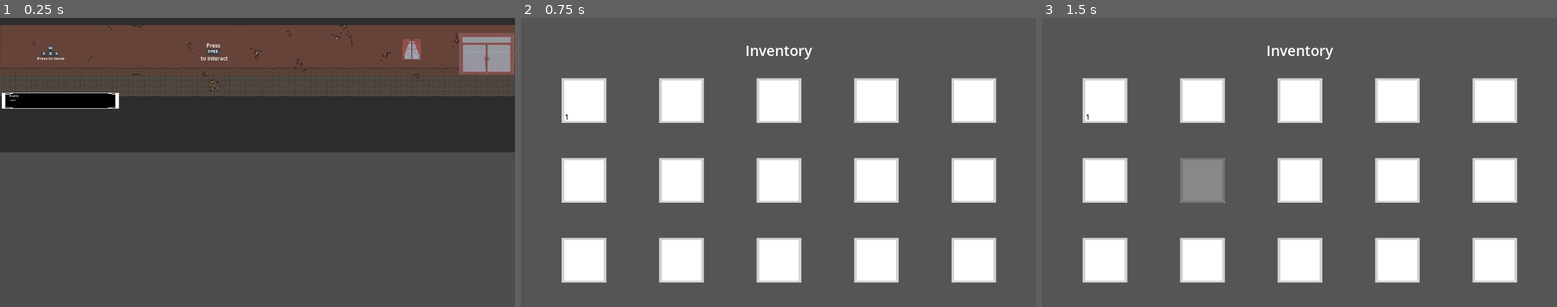
Above: before the commit, frames 1-3 (left to right).
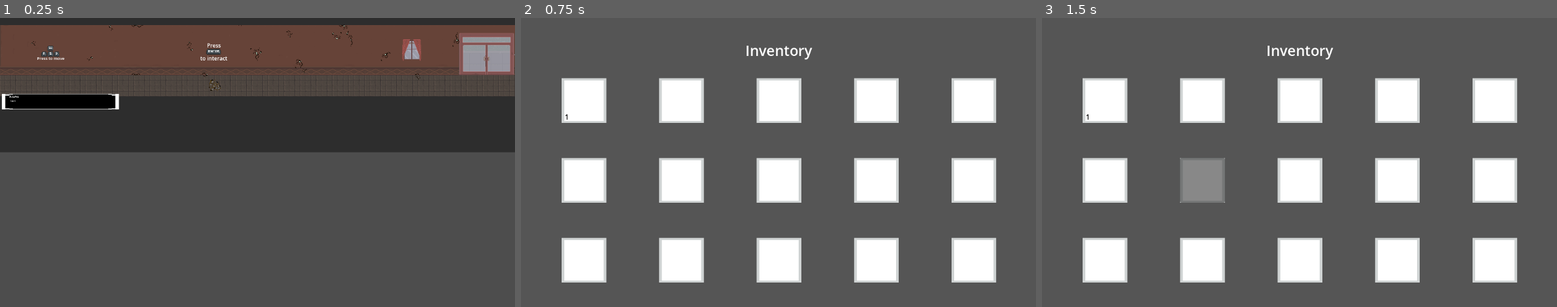
Above: after the commit, the same moments.

Repository: eRues/The-Great-Disappearance-of-Jamie-Finch
Game: Godot game, scene res://Areas/1st_floor_hallway.tscn
The game is run twice, just before and just after one commit, with the same random seed, the same clock (stepped at 60 frames per second) and the same inputs. This scene is started directly instead of the project's main scene.
Inputs (mouse positions are in pixels of both pictures, inside the frame that each line leads up to):
- Up to frame 1 (0.25 s): no input
- Up to frame 2 (0.75 s): tap Enter (enter, bound only after the commit) at 0.5 s; move the mouse to (891, 148) at 0.52 s; hold D (right) from 0.53 s (still down); hold Space (space) from 0.53 s (still down); tap E (open) at 0.6 s
- Up to frame 3 (1.5 s): tap Enter (enter, bound only after the commit) at 1.25 s; move the mouse to (1196, 176) at 1.27 s; release D (right) at 1.28 s; release Space (space) at 1.28 s; hold S (down) from 1.28 s (still down); tap Space (space) at 1.35 s

The runs differ from the first frame. In frame 1, 0.4% of the frame differs, in the area x 0-45%, y 8-32%; in frame 2, nothing differs; in frame 3, nothing differs.
Error before the commit: Error calling GDScript utility function "len()": Value of type 'Nil' can't provide a length. (res://text_box.gd:60)
Error after the commit: Error calling GDScript utility function "len()": Value of type 'Nil' can't provide a length. (res://text_box.gd:86)

Commit message:
attempted tutorial progress

Diff:
--- a/Areas/1_st_floor_hallway.gd
+++ b/Areas/1_st_floor_hallway.gd
@@ -1,19 +1,39 @@
 extends Node2D
 
-@onready var textbox = $text_box
-@onready var int_label = $character_open/interact_label
+@onready var textbox_1 = $walkin_text_box
+@onready var textbox_2 = $debris_text
+@onready var int_label = $debris/interact_label
+
+var can_interact = false
+var in_chat = false
 
 func _ready() -> void:
 	if NavigationManager.spawn_door_tag != null:
 		_on_level_spawn(NavigationManager.spawn_door_tag)
 
-	$text_box.start()
+	textbox_1.start()
+	Global.walkin = false
+
+func _process(_delta) -> void:
+	if(can_interact && Input.is_action_just_pressed("enter") && !in_chat):
+		print(textbox_2.global_position)
+		textbox_2.start()
+		can_interact = false
+	else:
+		pass
+
 
 func _on_level_spawn(destination_tag: String):
 	var door_path = "Doors/Door_" + destination_tag
 	var door = get_node(door_path) as Door
 	NavigationManager.trigger_player_spawn(door.spawn.global_position, door.spawn_direction)
 
+func _on_debris_body_entered(_body: Node2D) -> void:
+	Global.debris_interact = true
+	int_label.visible = true
+	can_interact = true
 
-func _on_debris_body_entered(_body: Node2D) -> void:
-	print("entered")
+func _on_debris_body_exited(_body: Node2D) -> void:
+	int_label.visible = false
+	Global.debris_interact = false
+	can_interact = false
--- a/Areas/1st_floor_hallway.tscn
+++ b/Areas/1st_floor_hallway.tscn
@@ -11,7 +11,6 @@
 [ext_resource type="PackedScene" uid="uid://bkhx06o5x33dw" path="res://text_box.tscn" id="9_cmodj"]
 
 [sub_resource type="CircleShape2D" id="CircleShape2D_0dt61"]
-radius = 8.0
 
 [sub_resource type="Gradient" id="Gradient_6cnaf"]
 offsets = PackedFloat32Array(0.40449437, 0.8820225)
@@ -36,27 +35,39 @@
 layer_2/name = "Layer2"
 layer_2/tile_data = PackedInt32Array(196612, 4, 2, 65551, 65540, 2, 65554, 65541, 1, 458771, 65541, 805306369, 458770,  …(1282 unchanged characters)…
 
+[node name="walkin_text_box" parent="." instance=ExtResource("9_cmodj")]
+offset_left = -9.0
+offset_top = 50.0
+offset_right = -9.0
+offset_bottom = 50.0
+scale = Vector2(0.25, 0.25)
+
+[node name="debris_text" parent="." instance=ExtResource("9_cmodj")]
+offset_left = 338.0
+offset_top = 52.0
+offset_right = 1852.9999
+offset_bottom = 961.9999
+scale = Vector2(0.25, 0.25)
+
 [node name="debris" parent="." groups=["interact_item"] instance=ExtResource("7_0dt61")]
 position = Vector2(321, 34)
 collision_layer = 4
 collision_mask = 4
 
-[node name="character_open" parent="." instance=ExtResource("3_4entq")]
-position = Vector2(30, 147)
-collision_layer = 5
-collision_mask = 5
-
-[node name="interact_label" type="Label" parent="character_open"]
+[node name="interact_label" type="Label" parent="debris"]
 visible = false
-offset_left = -23.0
-offset_top = -26.0
-offset_right = 38.0
-offset_bottom = -3.0
+offset_left = 135.0
+offset_top = 90.0
+offset_right = 184.0
+offset_bottom = 107.0
 theme_override_font_sizes/font_size = 12
 text = "Interact"
 
-[node name="CollisionShape2D2" type="CollisionShape2D" parent="character_open"]
-position = Vector2(-1, 6)
+[node name="character_open" parent="." instance=ExtResource("3_4entq")]
+position = Vector2(30, 147)
+
+[node name="CollisionShape2D" type="CollisionShape2D" parent="character_open"]
+position = Vector2(-1, 4)
 shape = SubResource("CircleShape2D_0dt61")
 
 [node name="TextureRect" type="TextureRect" parent="."]
@@ -110,14 +121,10 @@
 [node name="tutorial_interact" parent="." instance=ExtResource("8_apa2f")]
 position = Vector2(350, -89)
 
-[node name="text_box" parent="." instance=ExtResource("9_cmodj")]
-offset_left = -9.0
-offset_top = 48.0
-offset_right = -9.0
-offset_bottom = 48.0
-scale = Vector2(0.25, 0.25)
-
+[connection signal="dialogue_finished" from="walkin_text_box" to="." method="_on_walkin_text_box_dialogue_finished"]
+[connection signal="dialogue_finished" from="debris_text" to="." method="_on_debris_text_dialogue_finished"]
 [connection signal="body_entered" from="debris" to="." method="_on_debris_body_entered"]
+[connection signal="body_exited" from="debris" to="." method="_on_debris_body_exited"]
 
 [editable path="Doors/Door_N"]
 [editable path="Doors/Door_SE"]
--- a/character_open.gd
+++ b/character_open.gd
@@ -1,7 +1,6 @@
 extends Node2D
 
 
-@onready var interact_ui = $InteractUI
 @onready var inventory_ui = $InventoryUI
 @onready var ash_cam = $ash_open/ash_cam
 @onready var tia_cam = $tia_open/tia_cam
@@ -14,7 +13,6 @@
 	$eve_open.visible = false
 	$nathan_open.visible = false
 	inventory_ui.visible = false
-	interact_ui.visible = false
 
 	if(Global.ash_chosen):
 		$ash_open.visible = true
--- a/character_open.tscn
+++ b/character_open.tscn
@@ -60,24 +60,6 @@
 zoom = Vector2(3.5, 3.5)
 limit_left = 0
 
-[node name="InteractUI" type="Node2D" parent="."]
-visible = false
-
-[node name="ColorRect" type="ColorRect" parent="InteractUI"]
-offset_left = -20.0
-offset_top = -17.0
-offset_right = 19.0
-offset_bottom = -6.0
-color = Color(0.19793725, 0.19793725, 0.19793719, 0.29411766)
-
-[node name="Label" type="Label" parent="InteractUI"]
-offset_left = -20.0
-offset_top = -19.0
-offset_right = 19.0
-offset_bottom = 4.0
-theme_override_font_sizes/font_size = 10
-text = "Interact"
-
 [node name="InventoryUI" type="CanvasLayer" parent="."]
 visible = false
 
--- a/project.godot
+++ b/project.godot
@@ -63,6 +63,11 @@
 "events": [Object(InputEventKey,"resource_local_to_scene":false,"resource_name":"","device":-1,"window_id":0,"alt_press …(192 unchanged characters)…
 ]
 }
+enter={
+"deadzone": 0.2,
+"events": [Object(InputEventKey,"resource_local_to_scene":false,"resource_name":"","device":-1,"window_id":0,"alt_pressed":false,"shift_pressed":false,"ctrl_pressed":false,"meta_pressed":false,"pressed":false,"keycode":0,"physical_keycode":4194309,"key_label":0,"unicode":0,"location":0,"echo":false,"script":null)
+]
+}
 
 [rendering]
 
--- a/text_box.gd
+++ b/text_box.gd
@@ -10,6 +10,7 @@
 	self.visible = false
 
 func start():
+	print("started")
 	self.visible = true
 	Global.in_chat = true
 	dialogue = load_dialogue()
@@ -37,18 +38,43 @@
 		if(Global.ash_chosen):
 			var file = FileAccess.open("res://TextFiles/Tutorial/Walking In/ash_tutorial_walkin.json" , FileAccess.READ)
 			var content = JSON.parse_string(file.get_as_text())
+			Global.walkin = false
 			return content
 		elif(Global.tia_chosen):
 			var file = FileAccess.open("res://TextFiles/Tutorial/Walking In/tia_tutorial_walkin.json" , FileAccess.READ)
 			var content = JSON.parse_string(file.get_as_text())
+			Global.walkin = false
 			return content
 		elif(Global.eve_chosen):
 			var file = FileAccess.open("res://TextFiles/Tutorial/Walking In/eve_tutorial_walkin.json" , FileAccess.READ)
 			var content = JSON.parse_string(file.get_as_text())
+			Global.walkin = false
 			return content
 		elif(Global.nate_chosen):
 			var file = FileAccess.open("res://TextFiles/Tutorial/Walking In/nate_tutorial_walkin.json" , FileAccess.READ)
 			var content = JSON.parse_string(file.get_as_text())
+			Global.walkin = false
+			return content
+	elif(Global.debris_interact):
+		if(Global.ash_chosen):
+			var file = FileAccess.open("res://TextFiles/Tutorial/Object Interaction/ash_tutorial_objint.json", FileAccess.READ)
+			var content = JSON.parse_string(file.get_as_text())
+			Global.debris_interact = false
+			return content
+		elif(Global.tia_chosen):
+			var file = FileAccess.open("res://TextFiles/Tutorial/Object Interaction/tia_tutorial_objint.json", FileAccess.READ)
+			var content = JSON.parse_string(file.get_as_text())
+			Global.debris_interact = false
+			return content
+		elif(Global.eve_chosen):
+			var file = FileAccess.open("res://TextFiles/Tutorial/Object Interaction/eve_tutorial_objint.json", FileAccess.READ)
+			var content = JSON.parse_string(file.get_as_text())
+			Global.debris_interact = false
+			return content
+		elif(Global.nate_chosen):
+			var file = FileAccess.open("res://TextFiles/Tutorial/Object Interaction/nate_tutorial_objint.json" , FileAccess.READ)
+			var content = JSON.parse_string(file.get_as_text())
+			Global.debris_interact = false
 			return content
 
 func _input(event):
--- a/tutorial_interact.tscn
+++ b/tutorial_interact.tscn
@@ -1,26 +1,26 @@
 [gd_scene load_steps=2 format=3 uid="uid://bx1bmkxmk8yei"]
 
-[ext_resource type="Texture2D" uid="uid://bobyk7h06lc2n" path="res://Assets/Keyboard Keys/key_space.png" id="1_ryvg3"]
+[ext_resource type="Texture2D" uid="uid://1bexm3nc5dyo" path="res://Assets/Keyboard Keys/enter_key.png" id="1_ryvg3"]
 
 [node name="tutorial_interact" type="Node2D"]
 
-[node name="KeySpace" type="Sprite2D" parent="."]
-position = Vector2(128, 165.5)
-scale = Vector2(1.0666667, 1.0833334)
-texture = ExtResource("1_ryvg3")
-
 [node name="Label" type="Label" parent="."]
-offset_left = 112.0
+offset_left = 113.0
 offset_top = 142.0
-offset_right = 152.0
+offset_right = 153.0
 offset_bottom = 165.0
 theme_override_font_sizes/font_size = 12
 text = "Press"
 
 [node name="Label2" type="Label" parent="."]
-offset_left = 99.0
+offset_left = 98.0
 offset_top = 171.0
-offset_right = 180.0
+offset_right = 179.0
 offset_bottom = 194.0
 theme_override_font_sizes/font_size = 12
 text = "to interact"
+
+[node name="EnterKey" type="Sprite2D" parent="."]
+position = Vector2(128, 164.99998)
+scale = Vector2(1.1785715, 1.0833334)
+texture = ExtResource("1_ryvg3")
Binary file added: Assets/Keyboard Keys/enter_key.png
Not shown, added: Assets/Keyboard Keys/enter_key.png.import
